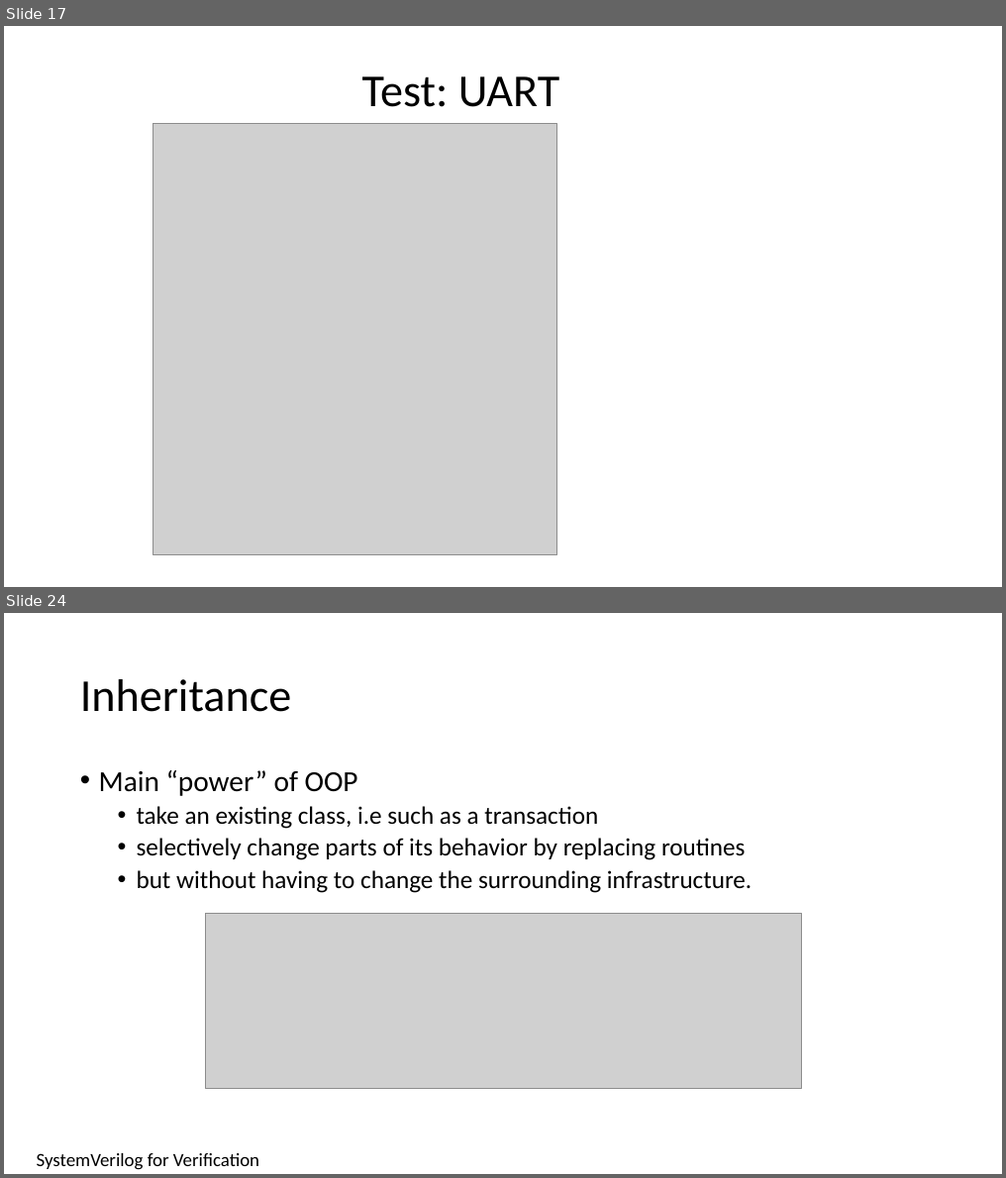
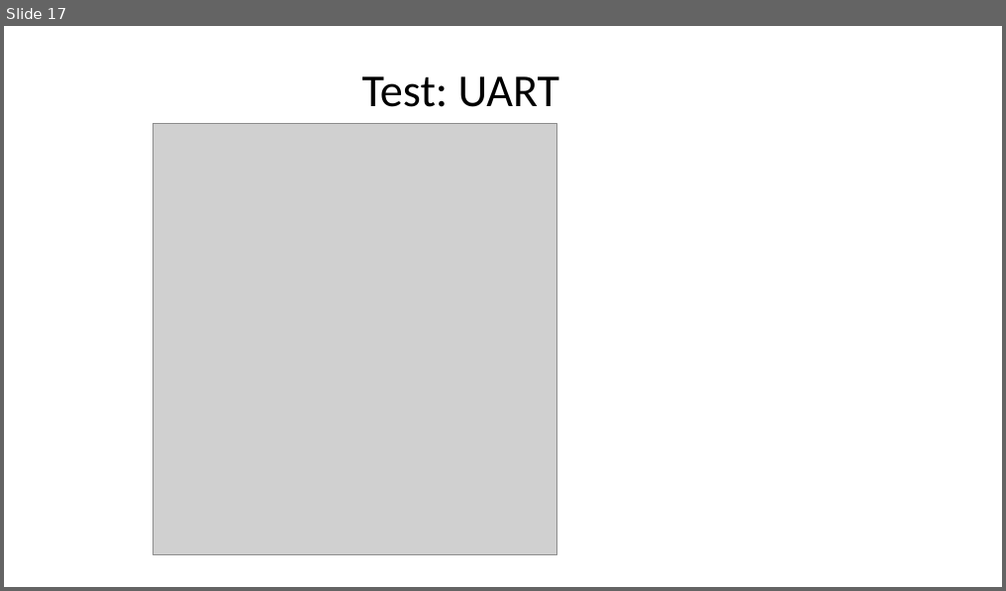
Before and after one commit to isomoye/EEGR471, a slide deck: sections/Segment_6.pptm. Shown one above the other, each under a label of ours: slides 17 and 24 before the commit, slide 17 after it; the slides between them are not shown. The pictures are 1006x1178 and 1006x591 pixels, drawn with LibreOffice and Linux fonts; fonts in the diff are those of the drawing; grey boxes stand for pictures. Boxes give left, top, right and bottom in pixels: in the first picture for what was removed or moved away, otherwise in the second. Text is boxed around its words. In the diff, an @@ line names an element or a change of style, - is before the commit and + after.

```diff
--- a/sections/Segment_6.pptm
+++ b/sections/Segment_6.pptm
@@ slide 24 removed at bbox=[4, 613, 1002, 1174], background #FFFFFF @@
@@ title removed at bbox=[80, 679, 291, 712] @@
-Inheritance
@@ text removed at bbox=[99, 770, 751, 893] @@
-• Main “power” of OOP
-  • take an existing class, i.e such as a transaction
-  • selectively change parts of its behavior by replacing routines
-  • but without having to change the surrounding infrastructure.
@@ picture removed at bbox=[205, 914, 801, 1088] @@
@@ text removed at bbox=[37, 1154, 259, 1170] @@
-SystemVerilog for Verification
```
Also in this commit, not shown: 2 slides changed, 49 other slides removed, 3 other files.
